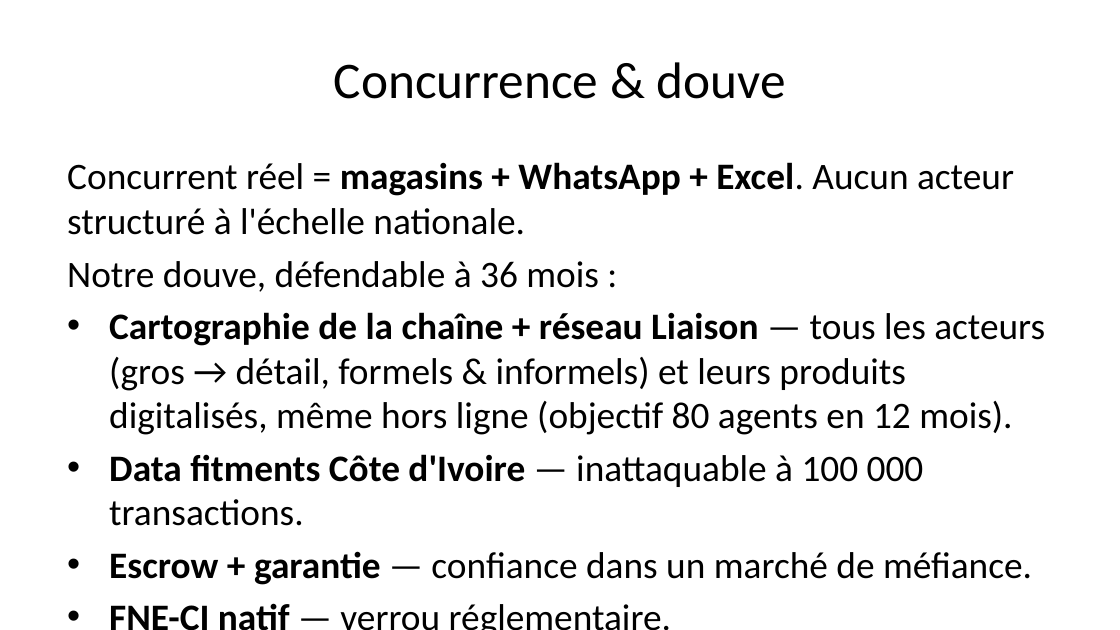
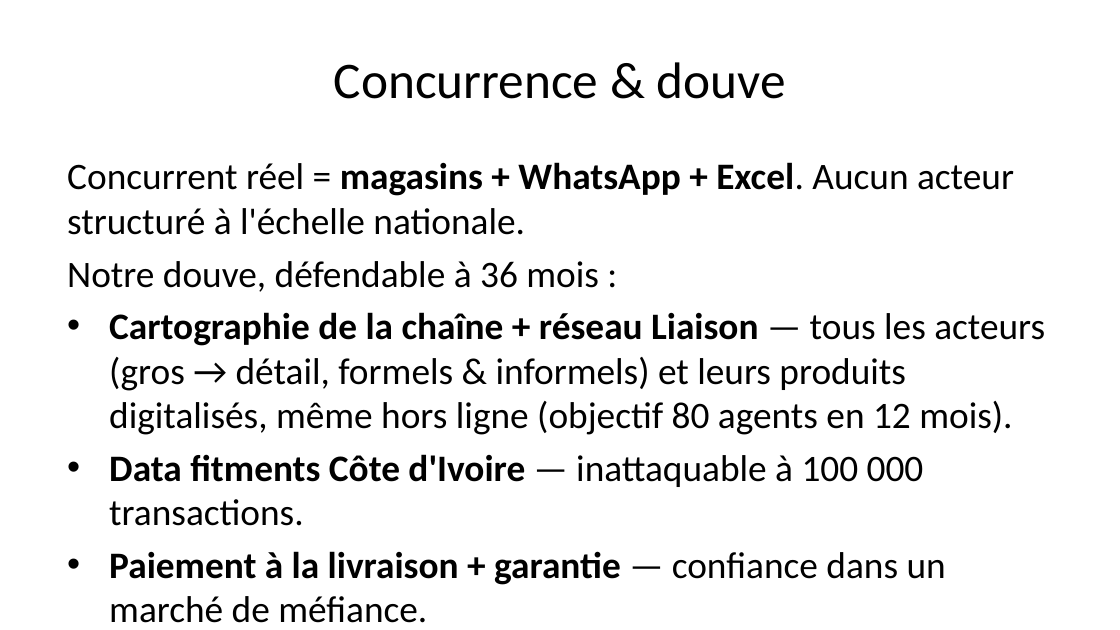
Before and after one commit to Fefer79/pieces, a slide deck: slide 11 of docs/pitch-deck-pieces-2026-06.pptx. Drawn at 1120x630 pixels with LibreOffice and Linux fonts; fonts in the diff are those of the drawing. Boxes give left, top, right and bottom in pixels: in the first picture for what was removed or moved away, otherwise in the second. Text is boxed around its words. In the diff, an @@ line names an element or a change of style, - is before the commit and + after.

```diff
--- a/docs/pitch-deck-pieces-2026-06.pptx
+++ b/docs/pitch-deck-pieces-2026-06.pptx
@@ text at (109, 551, 946, 623): text changed @@
-• Escrow + garantie — confiance dans un marché de méfiance.
+• Paiement à la livraison + garantie — confiance dans un marché de méfiance.
```
Also in this commit, not shown: 8 other slides changed, 3 other files.
